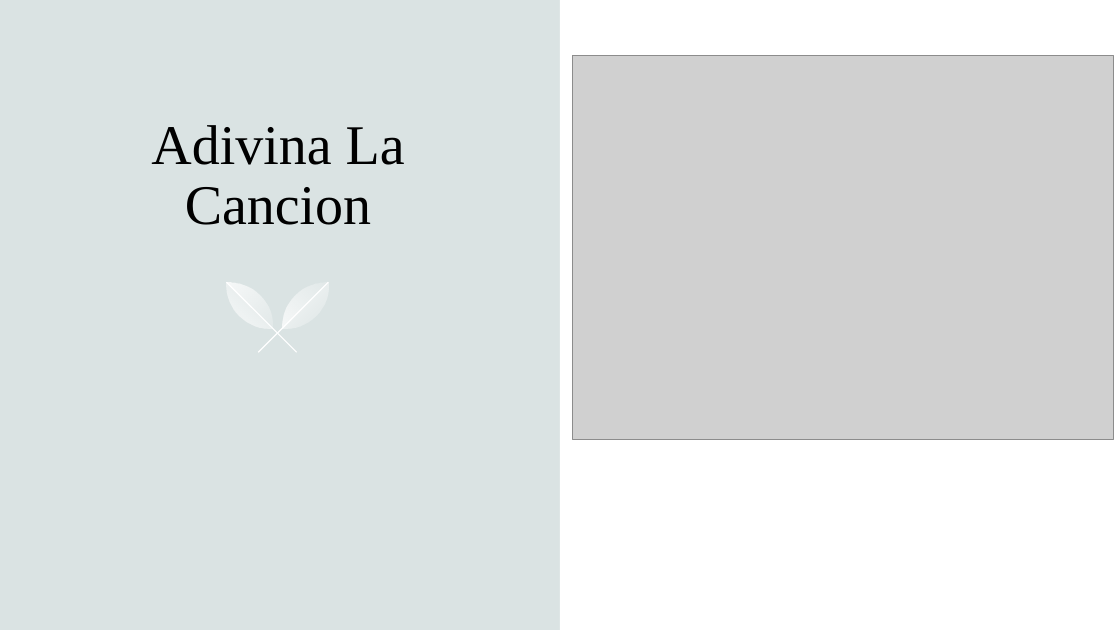
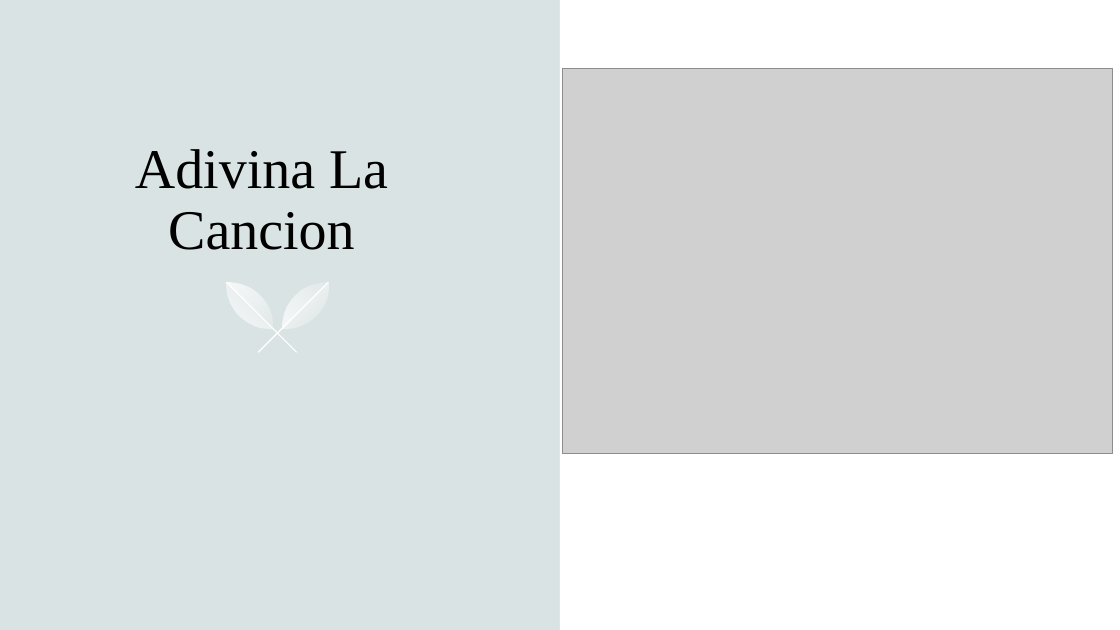
Before and after one commit to JulianG91012/Letreros-ASCII, a slide deck: slide 3 of ProyectoFinalLogicaDeProgramacion.pptx. Drawn at 1120x630 pixels with LibreOffice and Linux fonts; fonts in the diff are those of the drawing; grey boxes stand for pictures. Boxes give left, top, right and bottom in pixels: in the first picture for what was removed or moved away, otherwise in the second. Text is boxed around its words. In the diff, an @@ line names an element or a change of style, - is before the commit and + after.

```diff
--- a/ProyectoFinalLogicaDeProgramacion.pptx
+++ b/ProyectoFinalLogicaDeProgramacion.pptx
@@ picture resized from (x1=573, y1=56, x2=1114, y2=440) to (x1=562, y1=68, x2=1112, y2=454) @@
@@ title "Adivina La Cancion" moved from (x1=151, y1=125, x2=405, y2=225) to (x1=135, y1=149, x2=388, y2=250) @@
```
Also in this commit, not shown: 1 other file.
